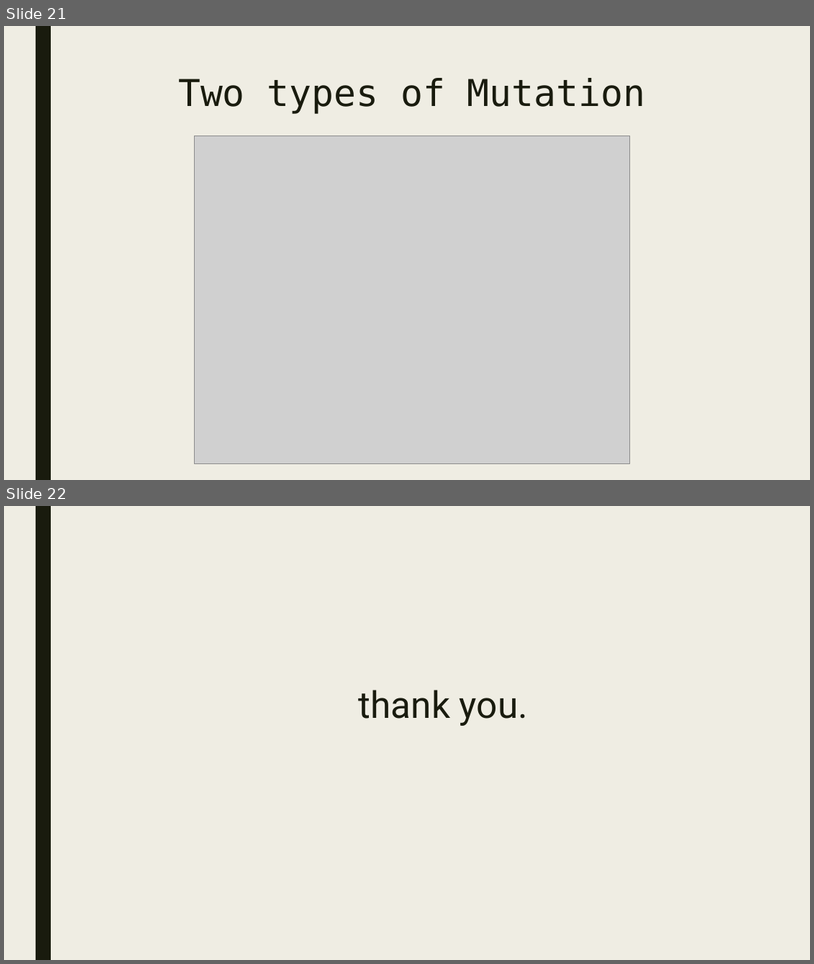
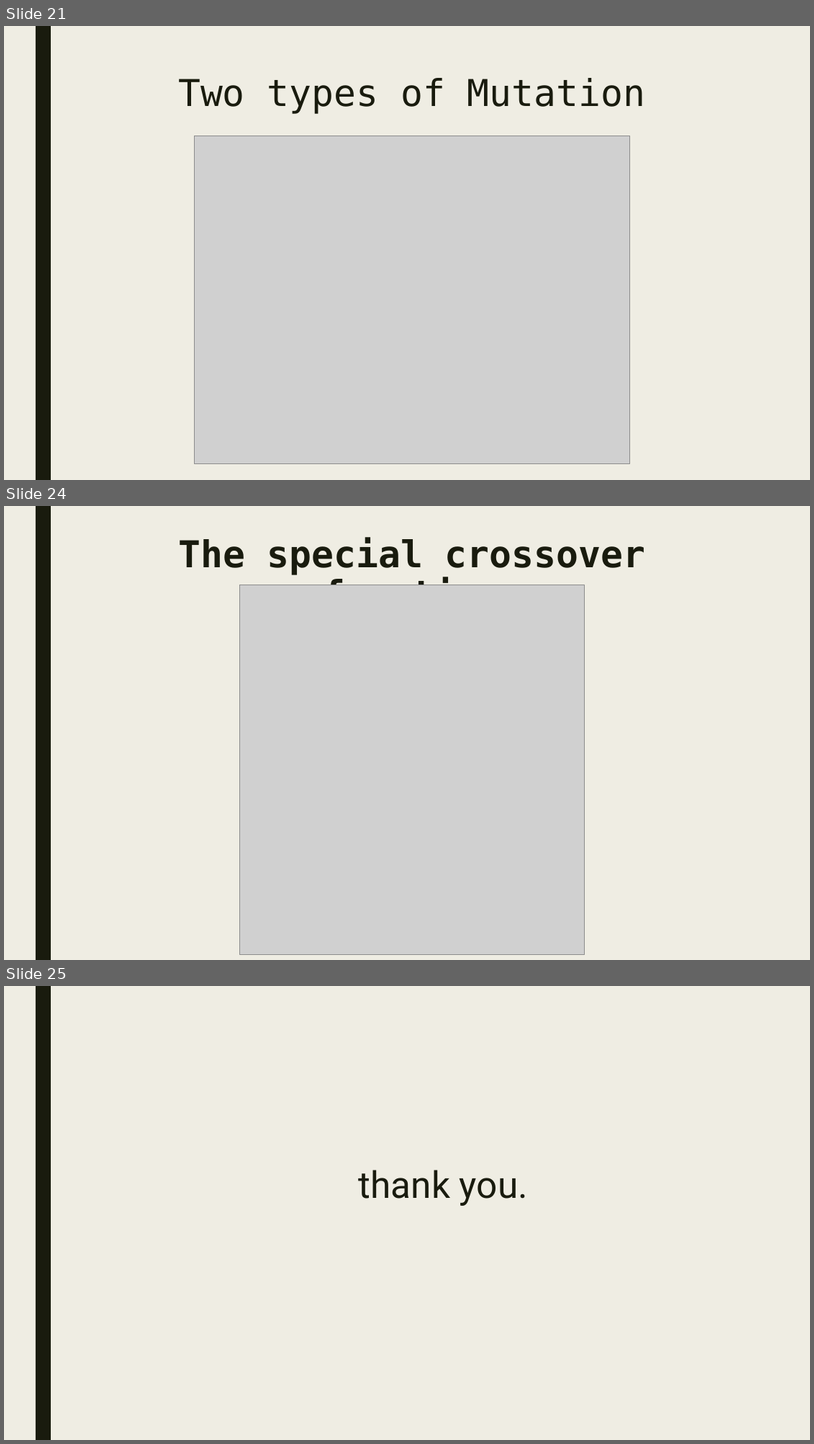
Before and after one commit to bokonist/drone-x, a slide deck: Drone-X-presentation2.pptx. Shown one above the other, each under a label of ours: slides 21 and 22 before the commit, slides 21, 24 and 25 after it; the slides between them are not shown. The pictures are 814x964 and 814x1444 pixels, drawn with LibreOffice and Linux fonts; fonts in the diff are those of the drawing; grey boxes stand for pictures. Boxes give left, top, right and bottom in pixels: in the first picture for what was removed or moved away, otherwise in the second. Text is boxed around its words. In the diff, an @@ line names an element or a change of style, - is before the commit and + after.

```diff
--- a/Drone-X-presentation2.pptx
+++ b/Drone-X-presentation2.pptx
@@ slide 24 added at bbox=[4, 506, 810, 960], background #EFEDE3; not listed: 1 template element that a slide beside it also shows @@
@@ title added at bbox=[178, 538, 646, 585], 44 pt, text #191B0E, bold @@
+The special crossover function
@@ picture added at bbox=[240, 584, 584, 954] @@
@@ what was slide 22 is now slide 25 @@
```
Also in this commit, not shown: 1 slide changed, 2 other slides added.
